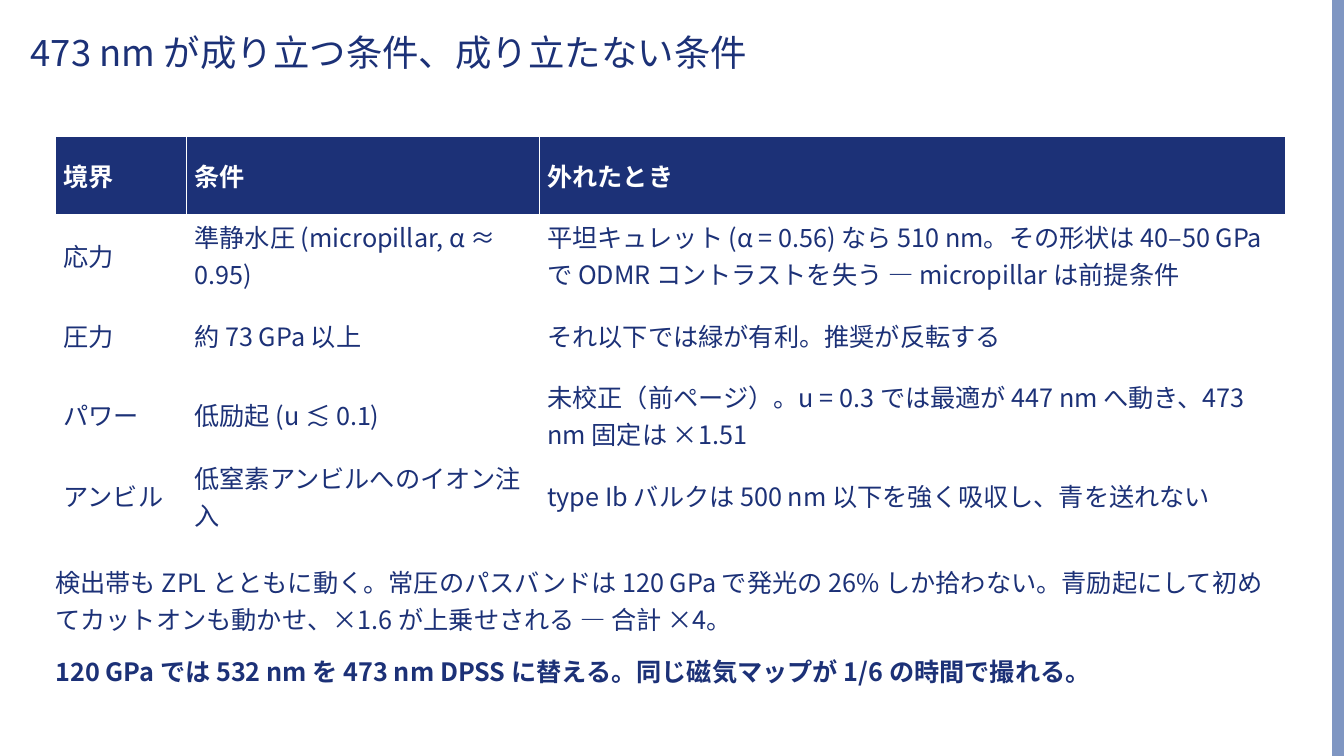
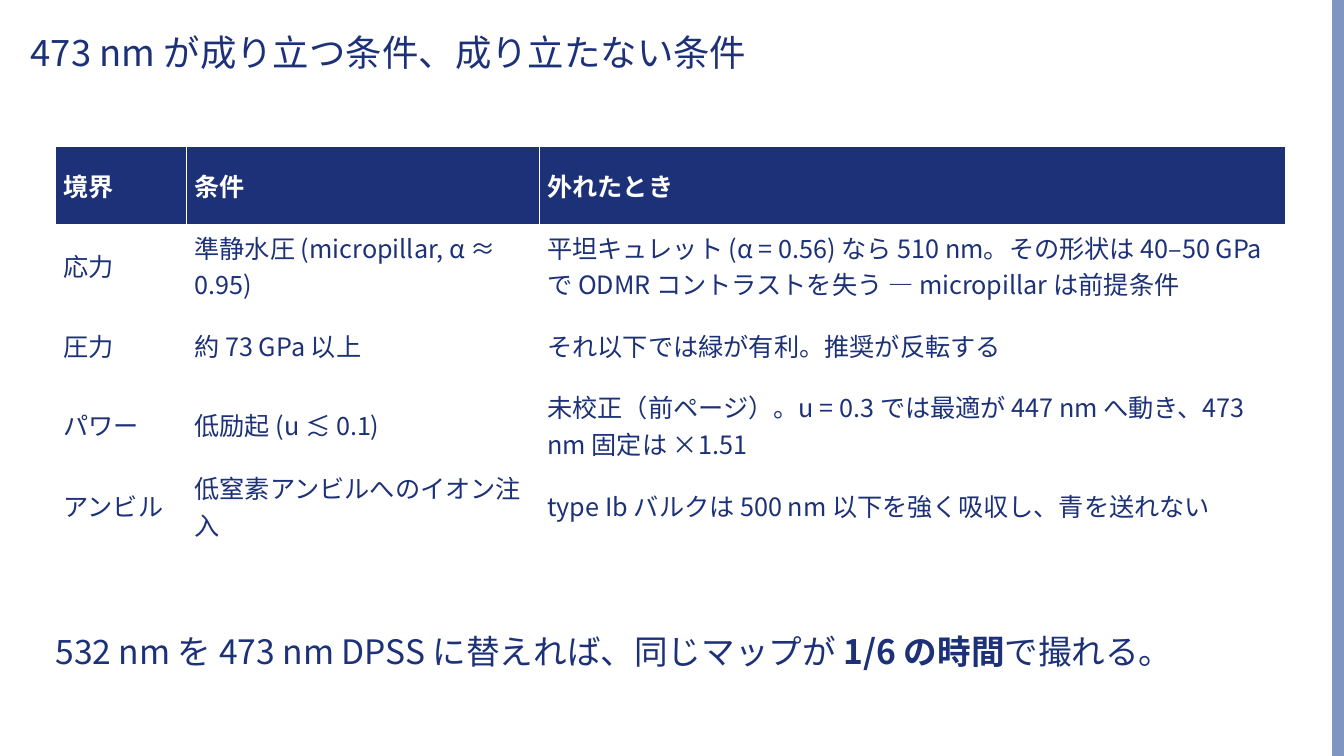
Before and after one commit to Risei412/ultra-high-pressure-ODMR, a slide deck: slide 9 of slides/odmr_473nm_talk.pptx. Drawn at 1344x756 pixels with LibreOffice and Linux fonts; fonts in the diff are those of the drawing; background and template pictures are left out. Boxes give left, top, right and bottom in pixels: in the first picture for what was removed or moved away, otherwise in the second. Text is boxed around its words. In the diff, an @@ line names an element or a change of style, - is before the commit and + after.

```diff
--- a/slides/odmr_473nm_talk.pptx
+++ b/slides/odmr_473nm_talk.pptx
@@ table: place and size @@
-table at <box>55,136,1286,531</box>
+table at <box>55,146,1286,580</box>
@@ text "532 nm を 473 nm ..." at <box>55,635,1173,670</box>: vertical alignment top to middle @@
@@ text at <box>55,635,1173,670</box>: text changed; size 18 to 24 pt @@
-検出帯も ZPL とともに動く。常圧のパスバンドは 120 GPa で発光の 26% しか拾わない。青励起にして初めてカットオンも動かせ、×1.6 が上乗せされる — 合計 ×4。
-120 GPa では 532 nm を 473 nm DPSS に替える。同じ磁気マップが 1/6 の時間で撮れる。
+532 nm を 473 nm DPSS に替えれば、同じマップが 1/6 の時間で撮れる。
```
Also in this commit, not shown: 7 other slides changed, 8 other files.
